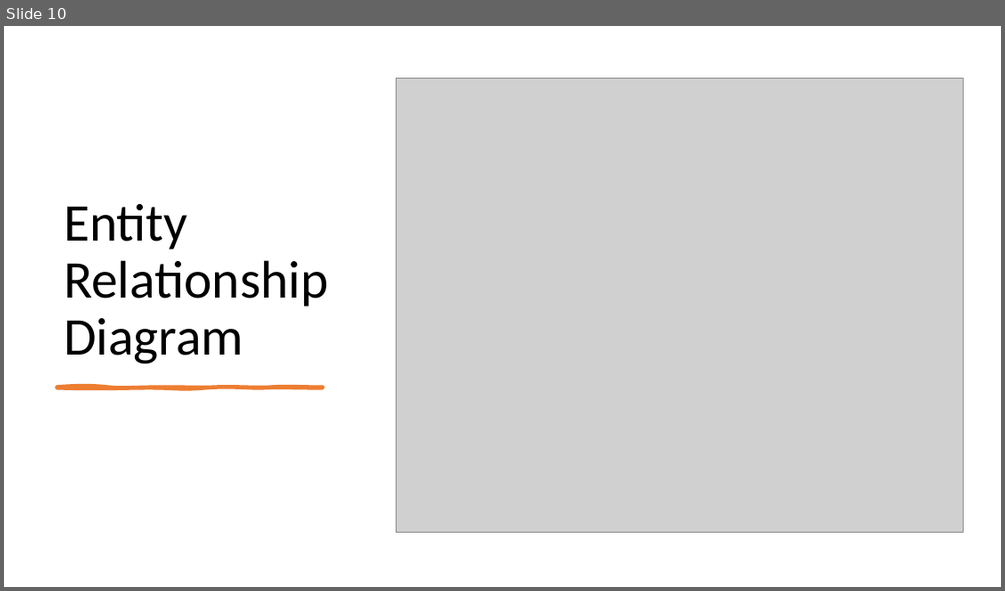
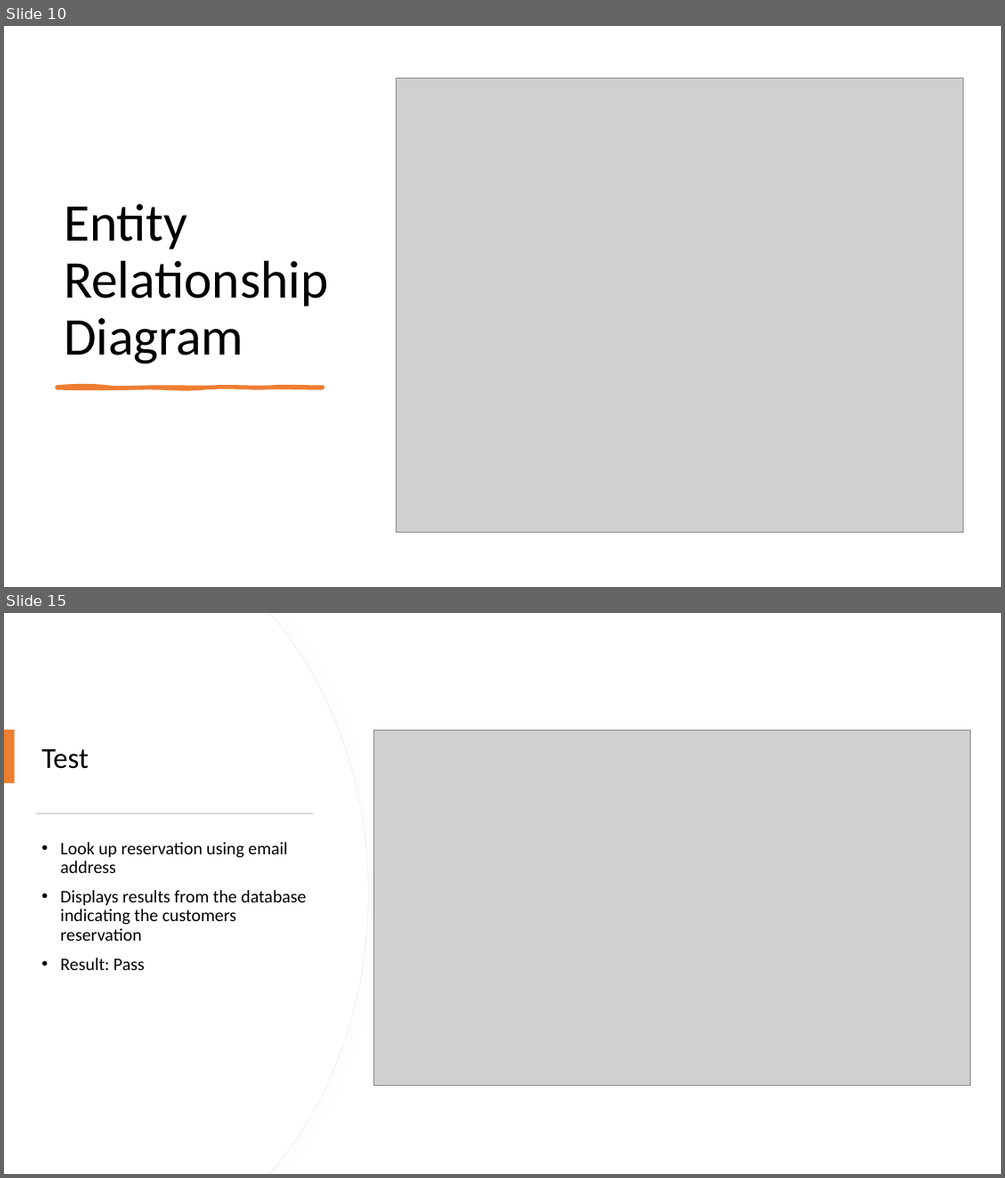
Before and after one commit to joelmichaelavery/Moffat-Bay, a slide deck: CSD460 CAPSTONE PRESENTATION.pptx. Shown one above the other, each under a label of ours: slide 10 before the commit, slides 10 and 15 after it; the slides between them are not shown. The pictures are 1005x591 and 1005x1178 pixels, drawn with LibreOffice and Linux fonts; fonts in the diff are those of the drawing; grey boxes stand for pictures. Boxes give left, top, right and bottom in pixels: in the first picture for what was removed or moved away, otherwise in the second. Text is boxed around its words. In the diff, an @@ line names an element or a change of style, - is before the commit and + after.

```diff
--- a/CSD460 CAPSTONE PRESENTATION.pptx
+++ b/CSD460 CAPSTONE PRESENTATION.pptx
@@ slide 15 added at (4,613,1001,1174), background #FFFFFF @@
@@ freeform shape added at (4,613,368,1174), fill #FFFFFF, outline #EFEFEF 0.75 pt @@
@@ freeform shape added at (4,613,367,1174), fill #FFFFFF @@
@@ rectangle added at (4,730,15,784), fill #ED7D31 @@
@@ picture added at (374,730,971,1086) @@
@@ title added at (41,749,89,769), 28 pt, text #000000 @@
+Test
@@ rectangle added at (36,812,313,814), fill #D5D5D5 @@
@@ text added at (60,842,306,970), 17 pt, text #000000 @@
+• Look up reservation using email address
+• Displays results from the database indicating the customers reservation
+• Result: Pass
```
Also in this commit, not shown: 7 slides changed, 1 slide removed.
